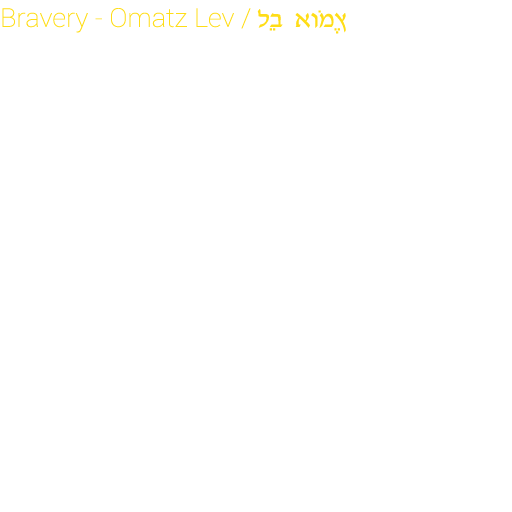
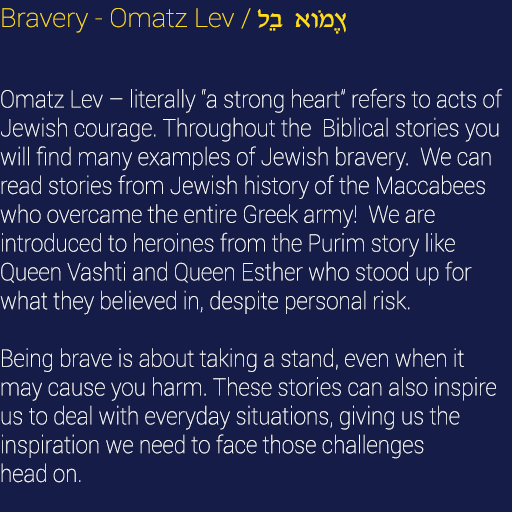
Before/after of a (512, 512) layered artwork. What changed in the layer stack:
showed "Layer 2" over [0, 0, 512, 512]
